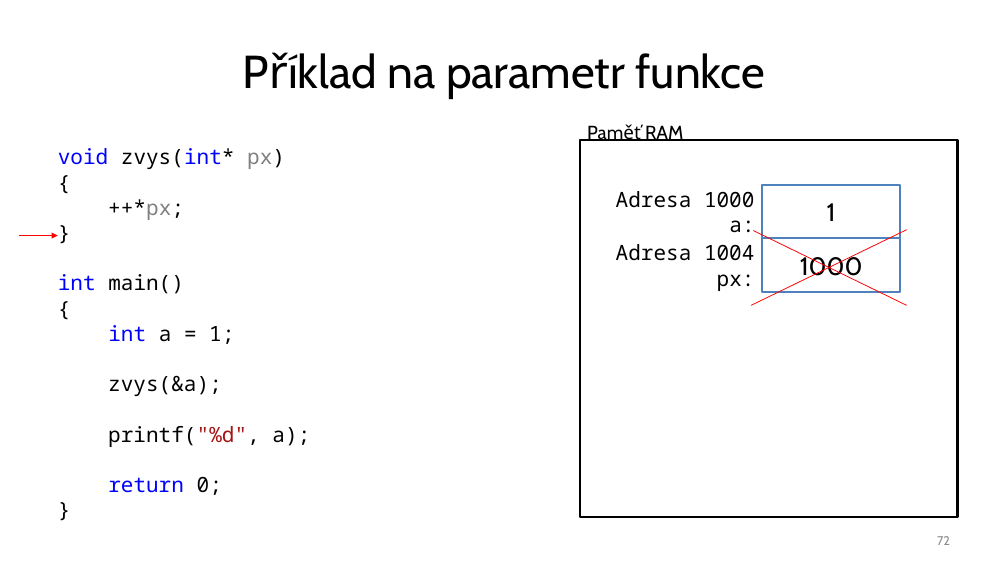
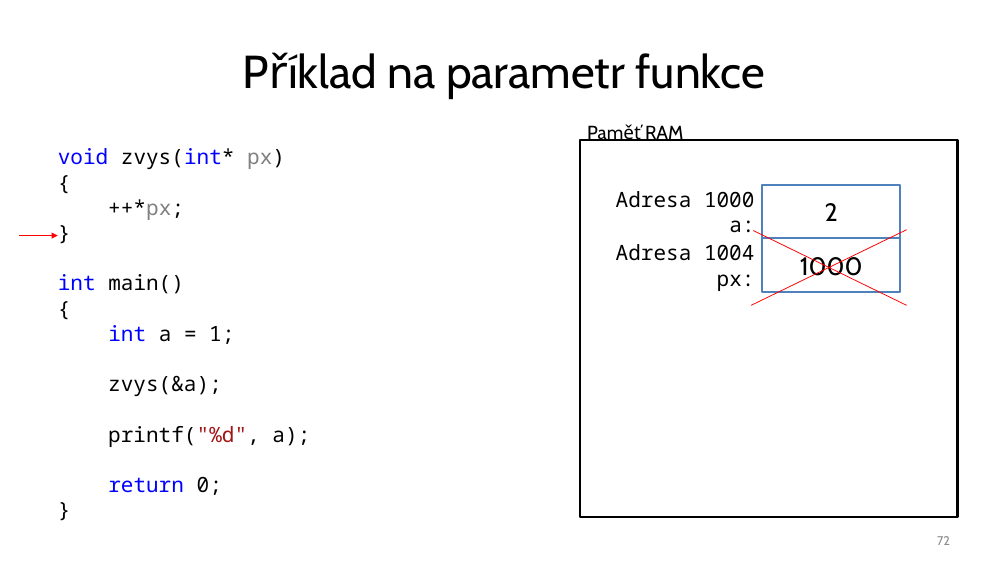
Before and after one commit to ekral/FAI, a slide deck: slide 72 of OPCPP/presentations/02_prezentace_OPR_ukazatele.pptx. Drawn at 1008x567 pixels with LibreOffice and Linux fonts; fonts in the diff are those of the drawing. Boxes give left, top, right and bottom in pixels: in the first picture for what was removed or moved away, otherwise in the second. Text is boxed around its words. In the diff, an @@ line names an element or a change of style, - is before the commit and + after.

Commit message:
minor fix

```diff
--- a/OPCPP/presentations/02_prezentace_OPR_ukazatele.pptx
+++ b/OPCPP/presentations/02_prezentace_OPR_ukazatele.pptx
@@ text in rectangle at (x1=825, y1=203, x2=838, y2=221): text changed @@
-1
+2
```
